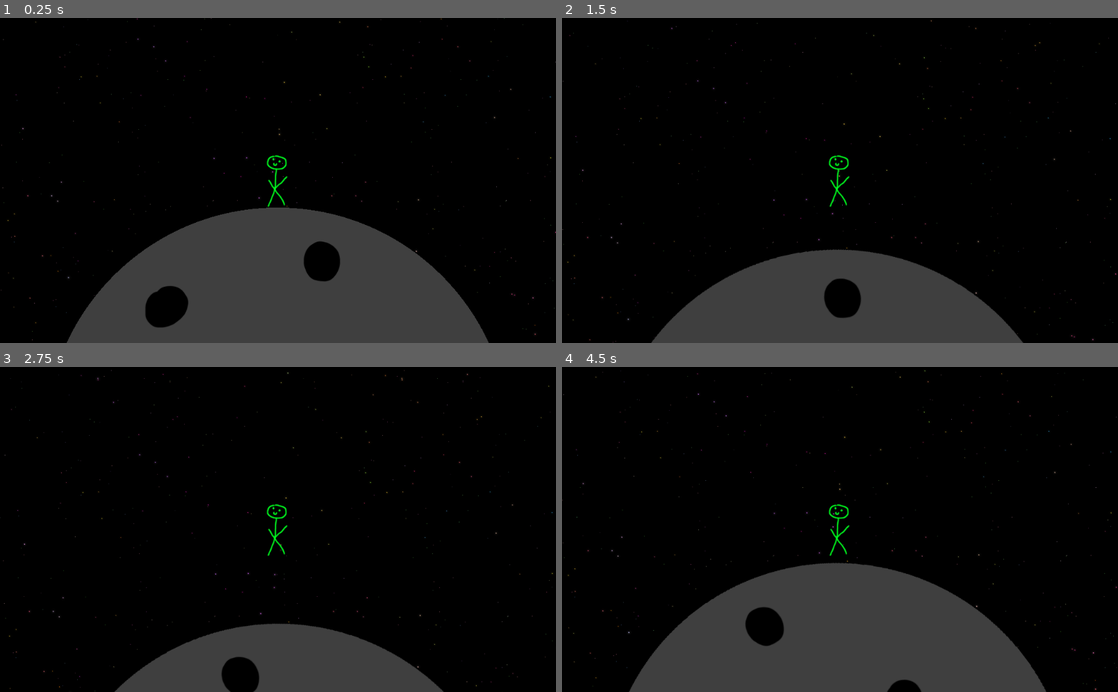
Above: before the commit, frames 1-4 (two rows, left to right).
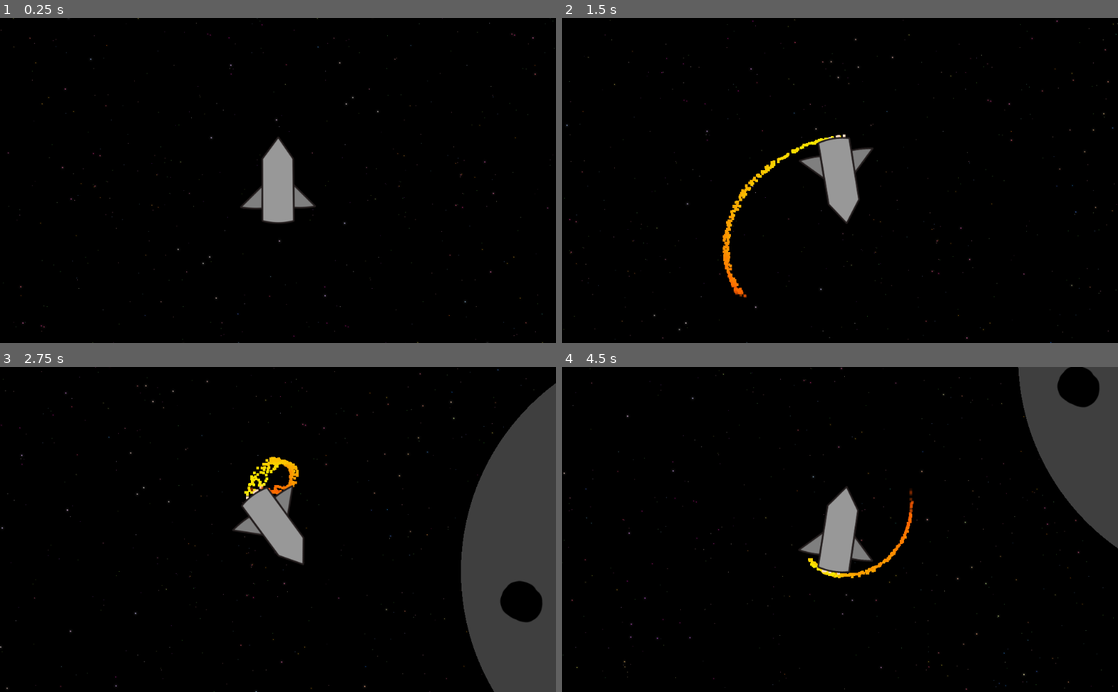
Above: after the commit, the same moments.

Repository: mariothedog/Holes-Theme
Game: Godot game, scene res://Space/Space.tscn
Same seed, same stepped clock (60 frames per second), same inputs: the game is played once before the commit and once after it. Before the commit the project starts from res://Asteroids/Asteroid Scene.tscn.
Inputs (mouse positions are in pixels of both pictures, inside the frame that each line leads up to):
- Up to frame 1 (0.25 s): no input
- Up to frame 2 (1.5 s): tap Enter at 0.5 s; move the mouse to (962, 164) at 0.52 s; hold W (thrust) 0.53-1.28 s; hold D (turn_right) from 0.53 s (still down); click (962, 164) at 0.67 s; move the mouse to (728, 196) at 1.27 s; tap W (thrust) at 1.35 s
- Up to frame 3 (2.75 s): tap W (thrust) at 1.52, 1.82 s; move the mouse to (333, 458) at 2.02 s; release D (turn_right) at 2.03 s; hold A (turn_left) from 2.03 s (still down); hold W (thrust) from 2.03 s (still down)
- Up to frame 4 (4.5 s): move the mouse to (812, 594) at 2.77 s; release A (turn_left) at 2.78 s; release W (thrust) at 2.78 s; hold D (turn_right) 2.78-4.28 s; tap W (thrust) at 2.85, 3.02, 3.32, 4.35 s; click (812, 594) at 2.92 s; move the mouse to (1006, 578) at 3.52 s; hold W (thrust) 3.53-4.28 s; move the mouse to (673, 480) at 4.27 s; hold A (turn_left) from 4.28 s (still down)

The runs differ from the first frame. In frame 1, 23% of the frame differs, in the area x 0-100%, y 0-100%; in frame 2, 15%; in frame 3, 22%; in frame 4, 29%.

Commit message:
Rocket damage and landing on asteroids

Diff:
--- /dev/null
+++ b/Asteroids/Landing Asteroid.tscn
@@ -0,0 +1,14 @@
+[gd_scene load_steps=3 format=2]
+
+[ext_resource path="res://Asteroids/Asteroid.png" type="Texture" id=1]
+
+[sub_resource type="CircleShape2D" id=1]
+radius = 430.0
+
+[node name="Landing Asteroid" type="StaticBody2D"]
+
+[node name="Sprite" type="Sprite" parent="."]
+texture = ExtResource( 1 )
+
+[node name="CollisionShape2D" type="CollisionShape2D" parent="."]
+shape = SubResource( 1 )
--- a/Rocket/Rocket.gd
+++ b/Rocket/Rocket.gd
@@ -2,14 +2,23 @@
 
 const rotation_amount = 3
 const acc = 10
-#const fire_particles_lifetime = 0.3
+const deacc = 5
 const fire_particles_lifetime = 1
-const terminal_velocity = 400
+const terminal_velocity = 500
+const max_health = 100
 
 var velocity = Vector2()
 
+var health
+var can_hurt = true
+
 func _ready():
 	$CPUParticles2D.emitting = false
+	health = max_health
+
+func _process(delta):
+	if health < max_health:
+		$"Health Bar".visible = true
 
 func _physics_process(delta):
 	input()
@@ -21,7 +30,7 @@
 		velocity += Vector2(0, -acc).rotated(rotation)
 		$CPUParticles2D.emitting = true
 
-	if Input.is_action_pressed("brake"):
+	if Input.is_action_pressed("thrust_back"):
 		velocity -= Vector2(0, -acc).rotated(rotation)
 
 	if Input.is_action_pressed("turn_right"):
@@ -30,7 +39,7 @@
 	if Input.is_action_pressed("turn_left"):
 		rotate(deg2rad(-rotation_amount))
 
-func movement(delta):
+func movement(_delta):
 	velocity *= 0.997
 
 	if velocity.length() > terminal_velocity:
@@ -38,5 +47,38 @@
 
 	velocity = move_and_slide(velocity)
 
+	if get_slide_count() > 0:
+		var collision = get_slide_collision(get_slide_count() - 1) # Most recent collision
+
+		if $"Landing RayCast2D".is_colliding() and velocity.length() < 300:
+			land(collision.collider)
+		else:
+			if can_hurt:
+				hurt(velocity.length()/10)
+
 func animate():
 	pass
+
+func hurt(dmg):
+	var old_health = health
+
+	health -= dmg
+	health = max(health, 0)
+
+	$"Health Bar Tween".interpolate_property($"Health Bar", "value", old_health, health, 0.5)
+	$"Health Bar Tween".start()
+
+	if (health <= 0):
+		die()
+
+	can_hurt = false
+	$"Damage Shield".start()
+
+func _on_Damage_Shield_timeout():
+	can_hurt = true
+
+func die():
+	queue_free()
+
+func land(asteroid):
+	get_tree().change_scene("res://Asteroids/Asteroid Scene.tscn")
--- a/Rocket/Rocket.tscn
+++ b/Rocket/Rocket.tscn
@@ -1,14 +1,25 @@
-[gd_scene load_steps=5 format=2]
+[gd_scene load_steps=10 format=2]
 
 [ext_resource path="res://Rocket/Rocket.png" type="Texture" id=1]
 [ext_resource path="res://Rocket/Rocket.gd" type="Script" id=2]
+[ext_resource path="res://Rocket/glassPanel_200.png" type="Texture" id=3]
+[ext_resource path="res://Rocket/barHorizontal_red_mid 200.png" type="Texture" id=4]
 
 [sub_resource type="Gradient" id=1]
 offsets = PoolRealArray( 0, 0.0198676, 0.860927, 1 )
 colors = PoolColorArray( 1, 0.96991, 0.867188, 1, 1, 0.852028, 0.0529801, 1, 1, 0.327689, 0.00800419, 1, 1, 0.235294, 0, 0 )
 
 [sub_resource type="RectangleShape2D" id=2]
-extents = Vector2( 32, 75 )
+extents = Vector2( 30, 56 )
+
+[sub_resource type="ConvexPolygonShape2D" id=3]
+points = PoolVector2Array( -30, 0, 30, 0, 0, -45 )
+
+[sub_resource type="ConvexPolygonShape2D" id=4]
+points = PoolVector2Array( 0, 0, 38, -2, 0, -40 )
+
+[sub_resource type="ConvexPolygonShape2D" id=5]
+points = PoolVector2Array( 0, 0, -38, -2, 0, -40 )
 
 [node name="Rocket" type="KinematicBody2D"]
 script = ExtResource( 2 )
@@ -31,8 +42,45 @@
 scale = Vector2( 0.8, 0.8 )
 texture = ExtResource( 1 )
 
-[node name="CollisionShape2D" type="CollisionShape2D" parent="."]
+[node name="Base" type="CollisionShape2D" parent="."]
+position = Vector2( 0, 18 )
 shape = SubResource( 2 )
+
+[node name="Top" type="CollisionShape2D" parent="."]
+position = Vector2( 0, -38 )
+shape = SubResource( 3 )
+
+[node name="Right Fin" type="CollisionShape2D" parent="."]
+position = Vector2( 30, 50 )
+shape = SubResource( 4 )
+
+[node name="Left Fin" type="CollisionShape2D" parent="."]
+position = Vector2( -30, 50 )
+shape = SubResource( 5 )
 
 [node name="Camera2D" type="Camera2D" parent="."]
 current = true
+
+[node name="Health Bar" type="TextureProgress" parent="."]
+visible = false
+margin_left = -50.0
+margin_top = -30.0
+margin_right = 150.0
+margin_bottom = -4.0
+rect_scale = Vector2( 0.5, 0.5 )
+value = 100.0
+texture_over = ExtResource( 3 )
+texture_progress = ExtResource( 4 )
+__meta__ = {
+"_edit_use_anchors_": false
+}
+
+[node name="Health Bar Tween" type="Tween" parent="."]
+
+[node name="Damage Shield" type="Timer" parent="."]
+one_shot = true
+
+[node name="Landing RayCast2D" type="RayCast2D" parent="."]
+position = Vector2( 0, 80 )
+enabled = true
+[connection signal="timeout" from="Damage Shield" to="." method="_on_Damage_Shield_timeout"]
--- /dev/null
+++ b/Space/Space.gd
@@ -0,0 +1,7 @@
+extends Node2D
+
+func _ready():
+	randomize()
+
+func _process(_delta):
+	pass
--- a/Space/Space.tscn
+++ b/Space/Space.tscn
@@ -1,10 +1,16 @@
-[gd_scene load_steps=3 format=2]
+[gd_scene load_steps=5 format=2]
 
 [ext_resource path="res://Rocket/Rocket.tscn" type="PackedScene" id=1]
 [ext_resource path="res://Space/Space ParallaxBackground.tscn" type="PackedScene" id=2]
+[ext_resource path="res://Space/Space.gd" type="Script" id=3]
+[ext_resource path="res://Asteroids/Landing Asteroid.tscn" type="PackedScene" id=4]
 
 [node name="Space" type="Node2D"]
+script = ExtResource( 3 )
 
 [node name="ParallaxBackground" parent="." instance=ExtResource( 2 )]
 
 [node name="Rocket" parent="." instance=ExtResource( 1 )]
+
+[node name="Landing Asteroid" parent="." instance=ExtResource( 4 )]
+position = Vector2( 1151, 0 )
--- a/project.godot
+++ b/project.godot
@@ -16,7 +16,7 @@
 [application]
 
 config/name="Holes Theme"
-run/main_scene="res://Asteroids/Asteroid Scene.tscn"
+run/main_scene="res://Space/Space.tscn"
 config/icon="res://icon.png"
 
 [importer_defaults]
@@ -50,7 +50,7 @@
 , Object(InputEventKey,"resource_local_to_scene":false,"resource_name":"","device":0,"alt":false,"shift":false,"control":false,"meta":false,"command":false,"pressed":false,"scancode":16777232,"unicode":0,"echo":false,"script":null)
  ]
 }
-brake={
+thrust_back={
 "deadzone": 0.5,
 "events": [ Object(InputEventKey,"resource_local_to_scene":false,"resource_name":"","device":0,"alt":false,"shift":false,"control":false,"meta":false,"command":false,"pressed":false,"scancode":83,"unicode":0,"echo":false,"script":null)
 , Object(InputEventKey,"resource_local_to_scene":false,"resource_name":"","device":0,"alt":false,"shift":false,"control":false,"meta":false,"command":false,"pressed":false,"scancode":16777234,"unicode":0,"echo":false,"script":null)
Binary file added: Rocket/barHorizontal_red_mid 200.png
Not shown, added: Rocket/barHorizontal_red_mid 200.png.import
Binary file added: Rocket/glassPanel_200.png
Not shown, added: Rocket/glassPanel_200.png.import
